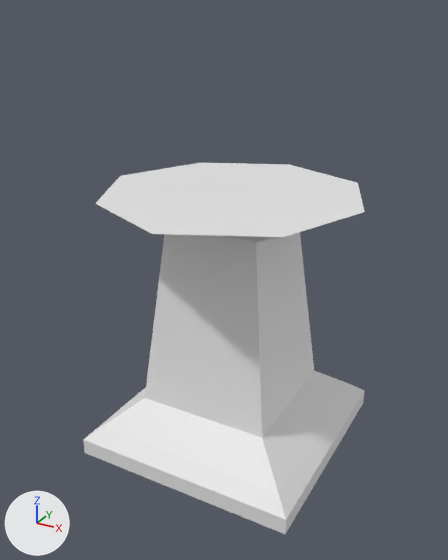
The Blender file TestesRodolfo/Blender Files/Tower.blend as it was, and as the next commit left it.
Both versions are drawn from a camera (50 mm lens) standing at (9.32, -17.63, 14.67) and looking at (-0.11, -0.47, 6.09). The axes (+X, +Y, +Z) are drawn at lower left. The lights are the same throughout. Materials are left out; every surface is plain grey.
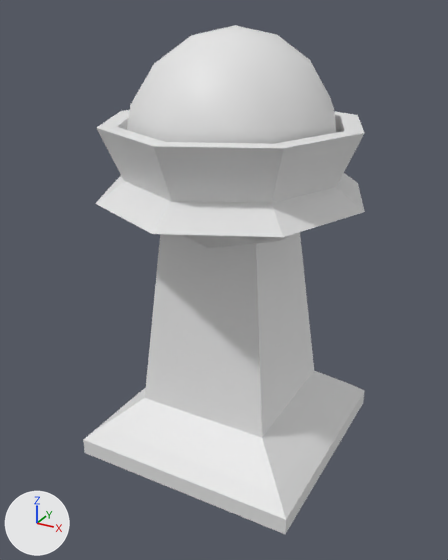
Commit message: Tower modeling complete

Location of each change, (x1, y1, x2, y2) in pixels of the pictures (448 x 560 px):
'Cube', reshaped (14% taller)
    before: (83, 163, 365, 534)
    after: (83, 110, 365, 534)
'Sphere', added
    after: (127, 25, 337, 248)
part 1 of me_cube_001, built on
    before: (95, 163, 365, 237)
    after: (95, 110, 365, 237)

The change, as a list of edits to the scene's bpy script:
```text
Change me_cube_001:
    used by ob_cube; location = (0.0, 0.0, 0.0); scale = (4.0, 4.0, 0.3)
    remove me_cube_001.from_pydata(...)  # 55 vertices, 50 faces; spans x -1.2..1.1, y -1.2..1.1, z -1.0..30.3
    add me_cube_001.from_pydata(...)  # 87 vertices, 82 faces; spans x -1.2..1.1, y -1.2..1.1, z -1.0..38.0
    me_cube_001 part 1
    1 vertex is removed from x 0.0, y 0.0, z 30.3
    4 faces are deleted
    25 vertices are added at x -1.1..1.1, y -1.1..1.1, z 32.4..38.0
    8 new vertices lie (0.0, 0.0, 2.8) away from vertices in x -1.0..0.9, y -1.0..0.9, z 35.2
    36 new faces join them
Add me_sphere_001:
    me_sphere_001.from_pydata(...)  # a UV sphere (8 segments, 8 rings, poles along z) spanning x -1.0..1.0, y -1.0..1.0, z -1.0..1.0
    me_sphere_001.polygons.foreach_set('use_smooth', [True] * 64)
Add ob_sphere:
    ob_sphere = bpy.data.objects.new('Sphere', me_sphere_001)
    ob_sphere.location = (0.0, 0.0, 10.68)
    ob_sphere.scale = (3.5, 3.5, 3.5)
```
